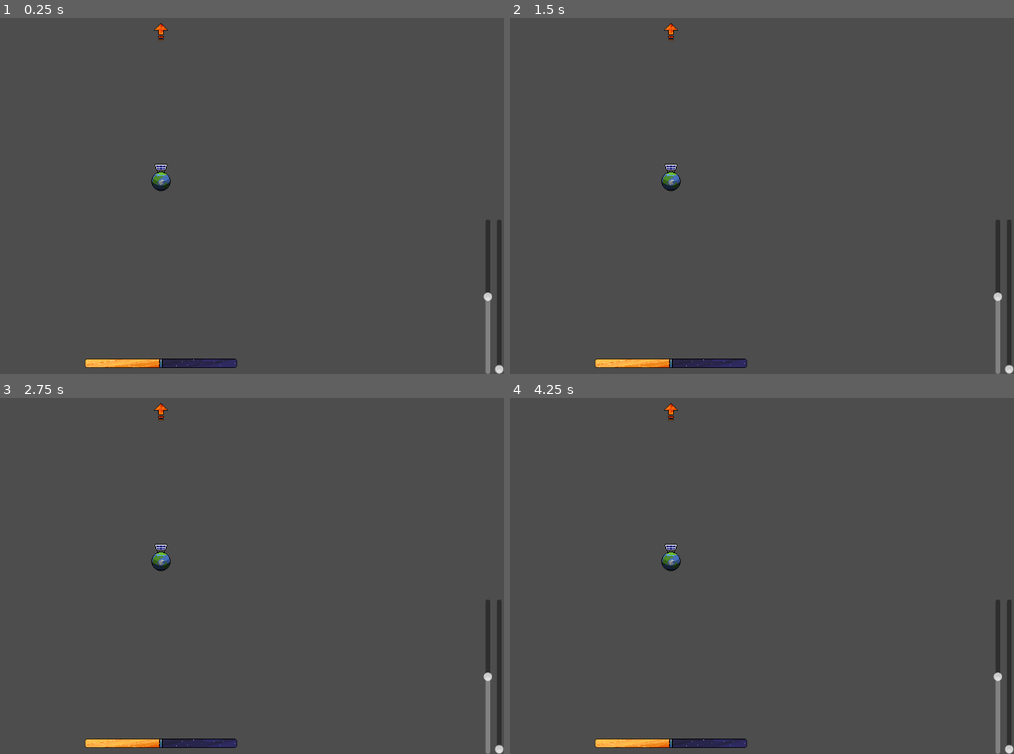
Above: before the commit, frames 1-4 (two rows, left to right).
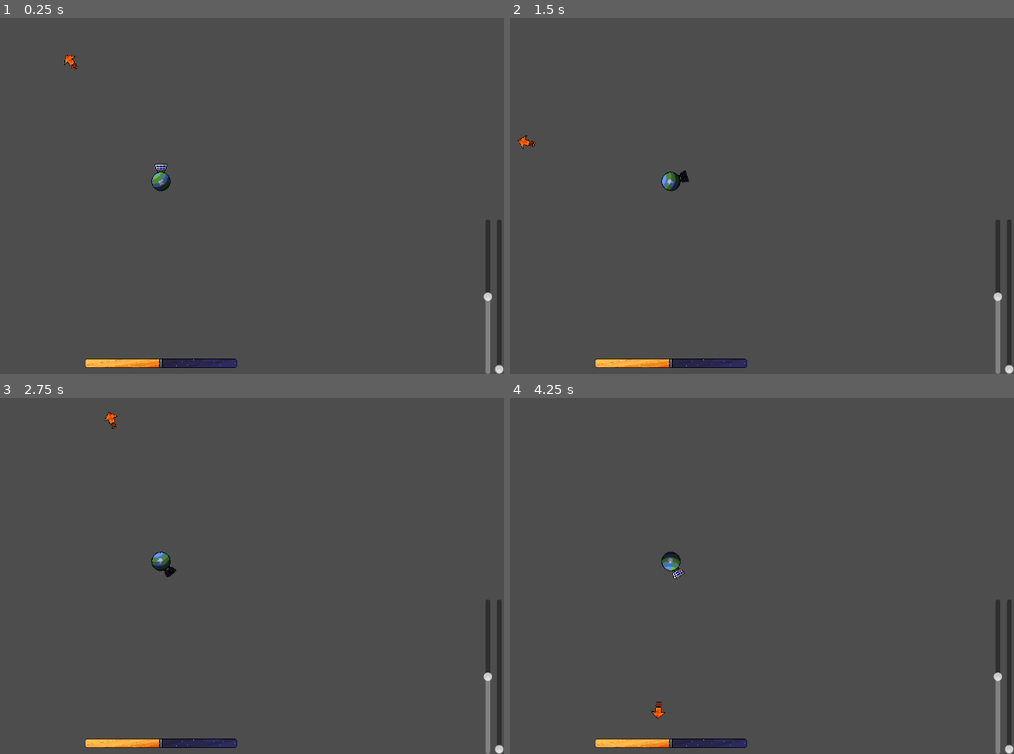
Above: after the commit, the same moments.

Repository: Vikezor/balanced-light
Game: Godot game, scene res://view/view.tscn
Two runs of this game, one before a commit and one after it. Both use one fixed random seed, a clock stepped at 60 frames per second and the inputs below.
Inputs:
- Up to frame 1 (0.25 s): no input
- Up to frame 2 (1.5 s): hold Right (right_thrust, bound only after the commit) 0.53-1.28 s; hold Left (left_thrust, bound only after the commit) from 1.28 s (still down)
- Up to frame 3 (2.75 s): release Left (left_thrust, bound only after the commit) at 2.03 s; hold Right (right_thrust, bound only after the commit) from 2.03 s (still down)
- Up to frame 4 (4.25 s): release Right (right_thrust, bound only after the commit) at 2.78 s; hold Left (left_thrust, bound only after the commit) from 2.78 s (still down)

The runs differ from the first frame. In frame 1, 0.2% of the frame differs, in the area x 12-34%, y 1-48%; in frame 2, 0.3%; in frame 3, 0.3%; in frame 4, 0.4%, in the area x 27-35%, y 1-91%.

Commit message:
Sun orbit weird

Diff:
--- a/earth/earth.gd
+++ b/earth/earth.gd
@@ -3,6 +3,8 @@
 
 var speed: float = -2 * PI / (24 * 60 * 60)
 @export var thrust: float = 0
+@export var thrust_strength = 3
+@export var max_turning_speed = 6
 var time = 0
 
 
@@ -14,7 +16,9 @@
 
 # Called every frame. 'delta' is the elapsed time since the previous frame.
 func _process(delta: float) -> void:
-	speed += thrust * delta
+	var thrust_control = Input.get_action_strength("right_thrust") - Input.get_action_strength("left_thrust")
+	speed += thrust_control * thrust_strength * delta
+	speed = clamp(speed, -max_turning_speed, max_turning_speed)
 	$Diffuse.rotation += speed * delta
 	time += delta
 
--- a/project.godot
+++ b/project.godot
@@ -16,6 +16,23 @@
 config/features=PackedStringArray("4.3", "GL Compatibility")
 config/icon="res://icon.svg"
 
+[input]
+
+left_thrust={
+"deadzone": 0.5,
+"events": [Object(InputEventKey,"resource_local_to_scene":false,"resource_name":"","device":0,"window_id":0,"alt_pressed":false,"shift_pressed":false,"ctrl_pressed":false,"meta_pressed":false,"pressed":false,"keycode":0,"physical_keycode":4194319,"key_label":0,"unicode":0,"location":0,"echo":false,"script":null)
+, Object(InputEventKey,"resource_local_to_scene":false,"resource_name":"","device":0,"window_id":0,"alt_pressed":false,"shift_pressed":false,"ctrl_pressed":false,"meta_pressed":false,"pressed":false,"keycode":0,"physical_keycode":65,"key_label":0,"unicode":0,"location":0,"echo":false,"script":null)
+, Object(InputEventMouseButton,"resource_local_to_scene":false,"resource_name":"","device":-1,"window_id":0,"alt_pressed":false,"shift_pressed":false,"ctrl_pressed":false,"meta_pressed":false,"button_mask":0,"position":Vector2(0, 0),"global_position":Vector2(0, 0),"factor":1.0,"button_index":1,"canceled":false,"pressed":false,"double_click":false,"script":null)
+]
+}
+right_thrust={
+"deadzone": 0.5,
+"events": [Object(InputEventKey,"resource_local_to_scene":false,"resource_name":"","device":0,"window_id":0,"alt_pressed":false,"shift_pressed":false,"ctrl_pressed":false,"meta_pressed":false,"pressed":false,"keycode":0,"physical_keycode":4194321,"key_label":0,"unicode":0,"location":0,"echo":false,"script":null)
+, Object(InputEventKey,"resource_local_to_scene":false,"resource_name":"","device":0,"window_id":0,"alt_pressed":false,"shift_pressed":false,"ctrl_pressed":false,"meta_pressed":false,"pressed":false,"keycode":0,"physical_keycode":68,"key_label":0,"unicode":0,"location":0,"echo":false,"script":null)
+, Object(InputEventMouseButton,"resource_local_to_scene":false,"resource_name":"","device":-1,"window_id":0,"alt_pressed":false,"shift_pressed":false,"ctrl_pressed":false,"meta_pressed":false,"button_mask":0,"position":Vector2(0, 0),"global_position":Vector2(0, 0),"factor":1.0,"button_index":2,"canceled":false,"pressed":false,"double_click":false,"script":null)
+]
+}
+
 [rendering]
 
 renderer/rendering_method="gl_compatibility"
--- a/view/sun.gd
+++ b/view/sun.gd
@@ -5,9 +5,29 @@
 
 signal set_sun_rotation
 
+var time_per_function:float  = 20
+
 var orbital_angular_velocity: float = -2 * PI / (365.256363004 * 24 * 60 * 60)
-@export var sun_function: Callable = func (t):
-	return t * orbital_angular_velocity
+
+var sun_function_1: Callable = func (t):
+	return t
+
+var sun_function_2: Callable = func (t):
+	return t + pow(sin(t * PI / 3), 2)
+
+var sun_function_3: Callable = func(t):
+	return pow(sin(t * PI / 2.5) + 1, 2)
+
+var sun_function_4: Callable = func(t):
+	return log(sin(t * PI / 3) + 1.1)
+
+var sun_function_5: Callable = func(t):
+	return sin(t * PI / 3) + cos(t * PI)
+
+var sun_function_6: Callable = func(t):
+	return sin(t * PI / 3) + cos(1 + t * PI * 2 / 3) + sin(2 + t * PI * PI) + sin(-1 + t * PI * 4 / 3)
+
+var sun_functions = [sun_function_1, sun_function_2, sun_function_3, sun_function_4, sun_function_5, sun_function_6]
 
 # Called when the node enters the scene tree for the first time.
 func _ready() -> void:
@@ -23,5 +43,5 @@
 	time += delta
 
 
-func get_sun_rotation() -> float:
-	return sun_function.call(time)
+func get_sun_rotation(time_from_current:float = 0) -> float:
+	return fmod(sun_functions[5].call(time + time_from_current)*PI/3, PI * 2)
